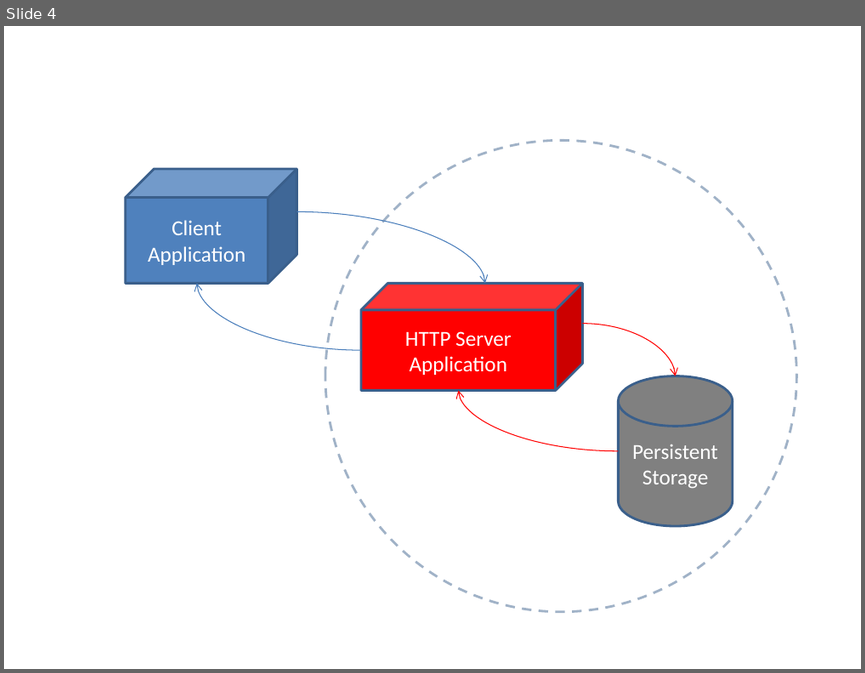
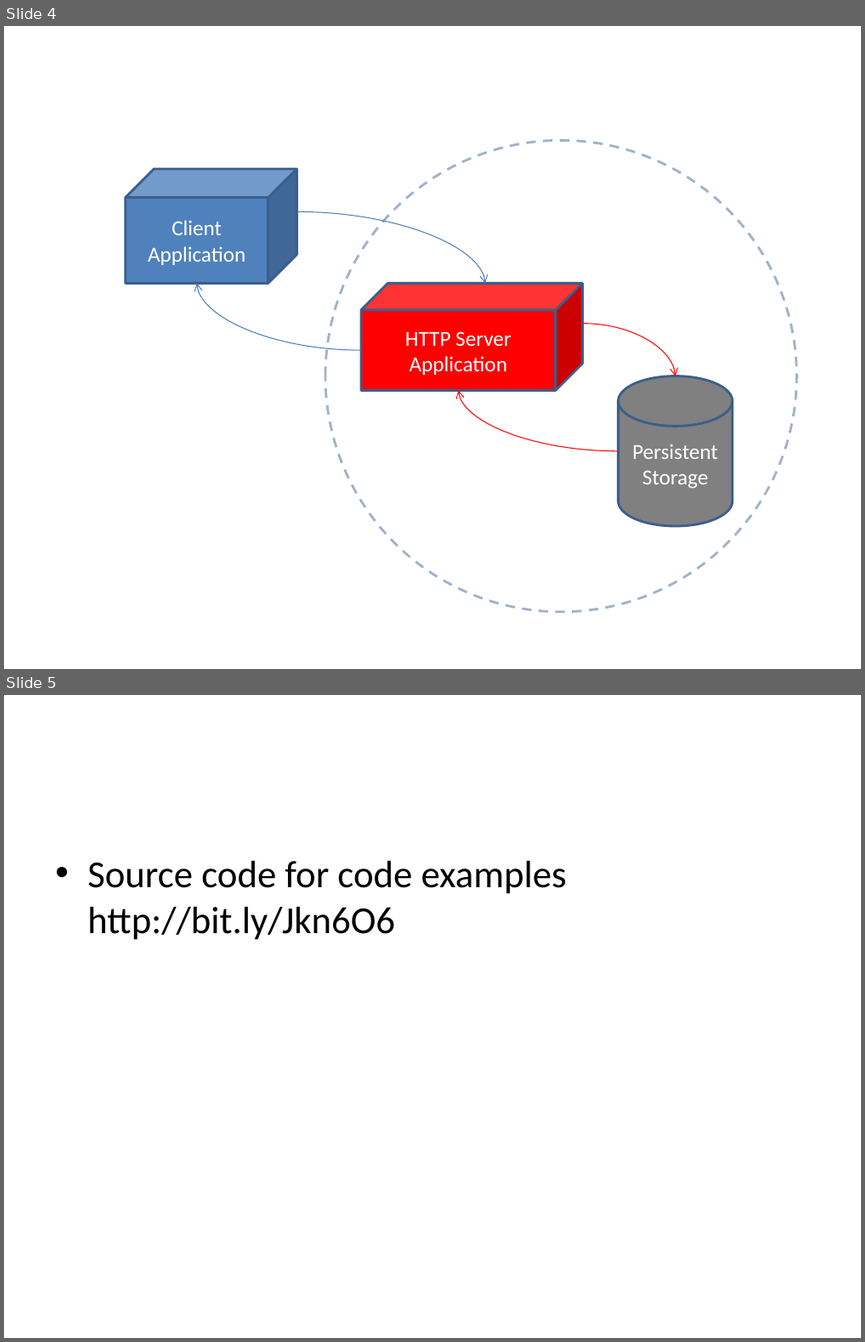
Before and after one commit to underscore05/SocketProgrammingLesson, a slide deck: clientServerContext.pptx. Shown one above the other, each under a label of ours: slide 4 before the commit, slides 4 and 5 after it. The pictures are 865x673 and 865x1342 pixels, drawn with LibreOffice and Linux fonts; fonts in the diff are those of the drawing. Boxes give left, top, right and bottom in pixels: in the first picture for what was removed or moved away, otherwise in the second. Text is boxed around its words. In the diff, an @@ line names an element or a change of style, - is before the commit and + after.

```diff
--- a/clientServerContext.pptx
+++ b/clientServerContext.pptx
@@ slide 5 added at [4,695,861,1338], background #FFFFFF @@
@@ text added at [87,861,567,940], 32 pt, text #000000 @@
+• Source code for code examples http://bit.ly/Jkn6O6
```
Also in this commit, not shown: 10 other files.
